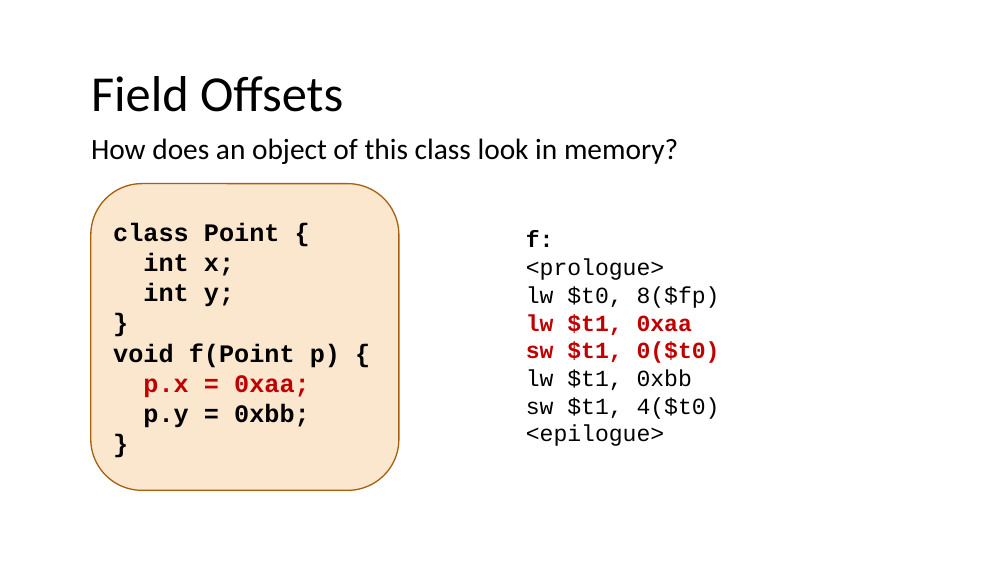
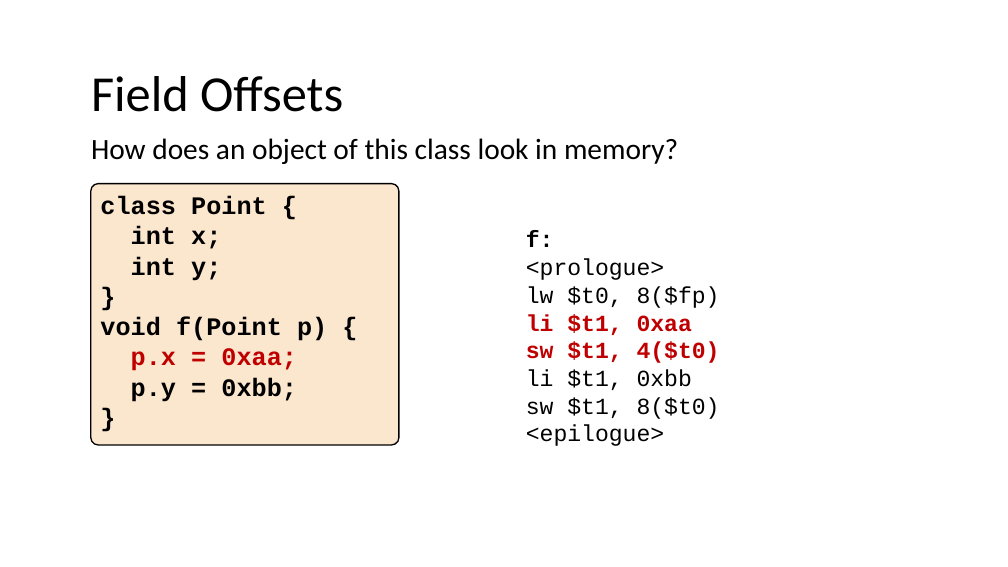
Before and after one commit to nivshani/compilation, a slide deck: slide 193 of slides/semantic.pptx (slide 166 before the commit). Drawn at 1008x567 pixels with LibreOffice and Linux fonts; fonts in the diff are those of the drawing. Boxes give left, top, right and bottom in pixels: in the first picture for what was removed or moved away, otherwise in the second. Text is boxed around its words. In the diff, an @@ line names an element or a change of style, - is before the commit and + after.

```diff
--- a/slides/semantic.pptx
+++ b/slides/semantic.pptx
@@ rounded rectangle "class Point {": place and size @@
-rounded rectangle "class Point {" at (91, 184, 399, 491)
+rounded rectangle "class Point {" at (91, 184, 399, 445)
@@ rounded rectangle "class Point {" at (91, 184, 399, 445): vertical alignment middle to top; outline #A9610D 1.25 pt to #000000 1.25 pt; proportions changed @@
@@ text at (526, 314, 692, 335): text changed @@
-lw $t1, 0xaa
-sw $t1, 0($t0)
-lw $t1, 0xbb
+li $t1, 0xaa
@@ text at (526, 342, 720, 363): text colour #000000 to #C00000, bold on in "sw $t1, 4($t0)" @@
@@ text at (526, 369, 720, 419): paragraphs added @@
+li $t1, 0xbb
+sw $t1, 8($t0)
```
Also in this commit, not shown: 20 other slides changed, 28 slides added, 1 other file.
